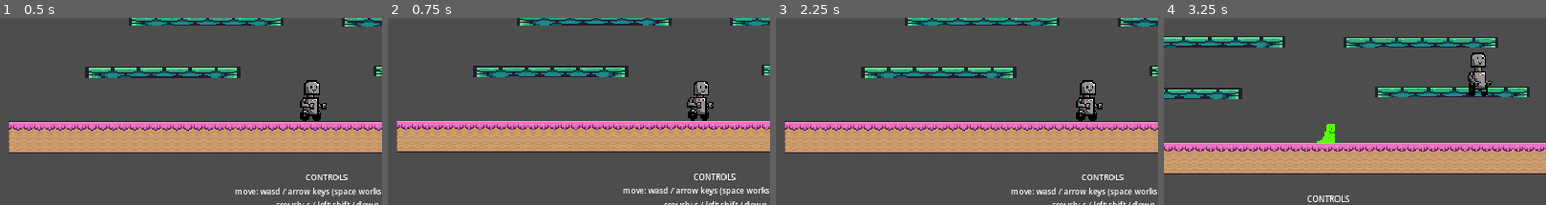
Above: before the commit, frames 1-4 (left to right).
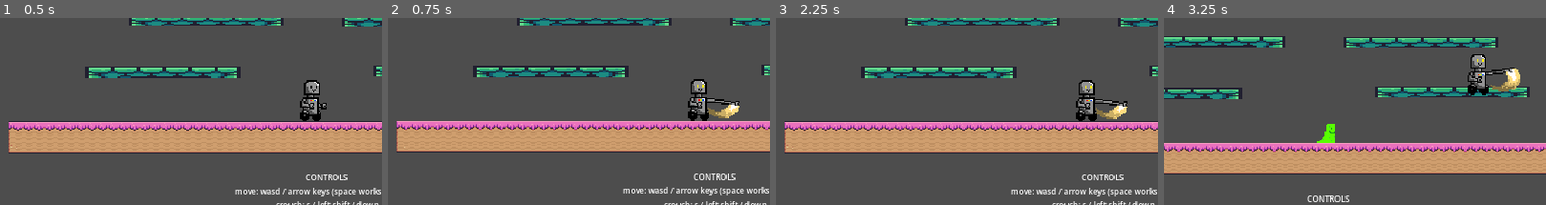
Above: after the commit, the same moments.

Repository: fancyamazon/Beat-the-Bot
Game: Godot game, scene res://scenes/game.tscn
Same seed, same stepped clock (60 frames per second), same inputs: the game is played once before the commit and once after it.
Inputs (mouse positions are % of the whole screen's width and height, from its top left):
- Up to frame 1 (0.5 s): no input
- Up to frame 2 (0.75 s): move the mouse to (72, 37) at 0.52 s; hold L (enemy_right) from 0.53 s (still down); click (72, 37) at 0.6 s
- Up to frame 3 (2.25 s): tap Space (jump) at 0.77, 1.52 s; tap Tab (dash) at 0.8, 1.35 s; move the mouse to (30, 48) at 1.27 s; click (30, 48) at 1.55 s; move the mouse to (60, 18) at 2.02 s; release L (enemy_right) at 2.03 s; hold J (enemy_left) from 2.03 s (still down); click (60, 18) at 2.1 s
- Up to frame 4 (3.25 s): tap Tab (dash) at 2.3 s; move the mouse to (45, 66) at 2.77 s; release J (enemy_left) at 2.78 s; hold L (enemy_right) from 2.78 s (still down); tap Shift (crouch) at 2.85 s; tap Space (jump) at 3.02 s; click (45, 66) at 3.05 s
The pictures show only the part of the screen within x 9-59%, y 19-69%; the shares and areas given below are measured in that part.

Frame 1 is identical in both runs. In frame 2, 0.9% of the frame differs, in the area x 78-92%, y 32-54%; in frame 3, 0.7%; in frame 4, 0.9%, in the area x 79-94%, y 18-42%.

Commit message:
added owen's edits back in because they were deleted by merge conflict

Diff:
--- a/platformer2/scenes/player.tscn
+++ b/platformer2/scenes/player.tscn
@@ -552,7 +552,7 @@
 }]
 
 [sub_resource type="RectangleShape2D" id="RectangleShape2D_62wuq"]
-size = Vector2(54, 26.6667)
+size = Vector2(31, 20.5)
 
 [sub_resource type="CapsuleShape2D" id="CapsuleShape2D_ewomo"]
 radius = 20.0
@@ -567,13 +567,18 @@
 position = Vector2(0, -30)
 scale = Vector2(2, 2)
 sprite_frames = SubResource("SpriteFrames_wppeg")
-animation = &"melee-attack-charged"
+animation = &"melee-attack-uncharged"
 autoplay = "idle"
+frame = 6
+frame_progress = 1.0
 
 [node name="PlayerHitBox" type="Area2D" parent="AnimatedSprite2D"]
+collision_layer = 2
+collision_mask = 2
+monitoring = false
 
 [node name="CollisionShape2D" type="CollisionShape2D" parent="AnimatedSprite2D/PlayerHitBox"]
-position = Vector2(24.3333, -1.33333)
+position = Vector2(16, -0.25)
 shape = SubResource("RectangleShape2D_62wuq")
 
 [node name="CollisionShape2D" type="CollisionShape2D" parent="."]
@@ -586,4 +591,8 @@
 one_shot = true
 
 [node name="AttackTimer" type="Timer" parent="."]
-wait_time = 0.5
+wait_time = 0.3
+one_shot = true
+
+[connection signal="area_entered" from="AnimatedSprite2D/PlayerHitBox" to="." method="_on_player_hit_box_area_entered"]
+[connection signal="timeout" from="AttackTimer" to="." method="_on_attack_timer_timeout"]
--- a/platformer2/scripts/player.gd
+++ b/platformer2/scripts/player.gd
@@ -17,7 +17,7 @@
 @onready var timer: Timer = $DashTimer # Get the Timer node
 
 var on_attack_cooldown = false
-var attack_cooldown = 0.5 # seconds
+var attack_cooldown = 0.3 # seconds
 @onready var attack_timer: Timer = $AttackTimer
 
 #grapple----
@@ -109,12 +109,14 @@
 
 	move_and_slide()
 
-	if is_dashing:
+	if attack_timer.time_left > 0:
+		animated_sprite_2d.play("melee-attack-uncharged")
+	elif is_dashing:
 		animated_sprite_2d.play("dash")
 	#elif on_attack_cooldown:
 	#	animated_sprite_2d.play("melee-attack-charging") #yes i know this shouldn't go here
 	elif is_grappling:
-		animated_sprite_2d.play("grappling")
+		animated_sprite_2d.animation = "grappling" # use for anims that don't repeat
 	elif not is_on_floor():
 		animated_sprite_2d.play("jumping")
 	elif (velocity.x > 1 || velocity.x < -1):
@@ -154,10 +156,8 @@
 	$AnimatedSprite2D/PlayerHitBox.monitoring = true
 	on_attack_cooldown = true
 	attack_timer.start(attack_cooldown)
-	print("detected")
 
 func _on_attack_timer_timeout() -> void:
-	print("done")
 	$AnimatedSprite2D/PlayerHitBox.monitoring = false
 	on_attack_cooldown = false
 
